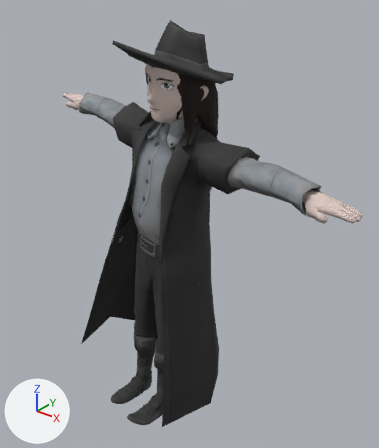
The glTF model models/NPCs/hunter_villager.glb: old version first, new version second.
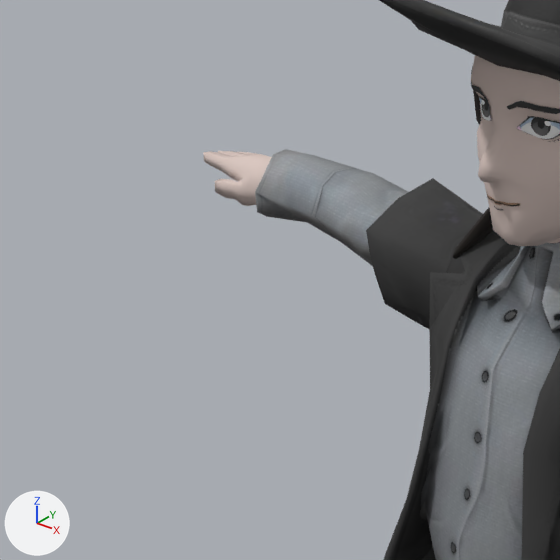
Old and new are each drawn whole from a 50 mm lens placed at (1.484, -1.779, 2.132), pointed at (0.09, -0.036, 1.052) and again close up on the part from 0% to 45% of the width and 10% to 49% of the height. The lights are fixed; the arrows at lower left show +X, +Y and +Z. Where no turn or scale is listed for an object, it has been applied to the vertices.

The scene before the commit, as lines of its bpy script (objects in view):
```python
me_mesh_005 = bpy.data.meshes.new('Mesh.005')
me_mesh_005.from_pydata(...)  # 2014 vertices, 3820 faces; spans x -0.85..0.95, y -0.47..0.24, z -0.01..1.96
# faces by material slot: [932, 1830, 210, 236, 612]
me_mesh_005.materials.append(mat_upper)  # picture img_upper_base_color
me_mesh_005.materials.append(mat_head)  # picture img_head_base_color
me_mesh_005.materials.append(mat_face)
me_mesh_005.materials.append(mat_lower)  # picture img_lower_base_color
me_mesh_005.materials.append(mat_boots)  # picture img_boots_base_color
ob_box001 = bpy.data.objects.new('Box001', me_mesh_005)
ob_box001.location = (0.0, 0.0, 0.0)
```
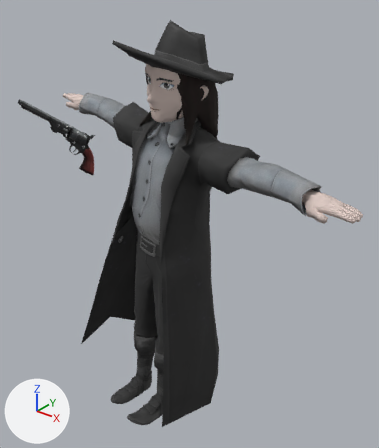
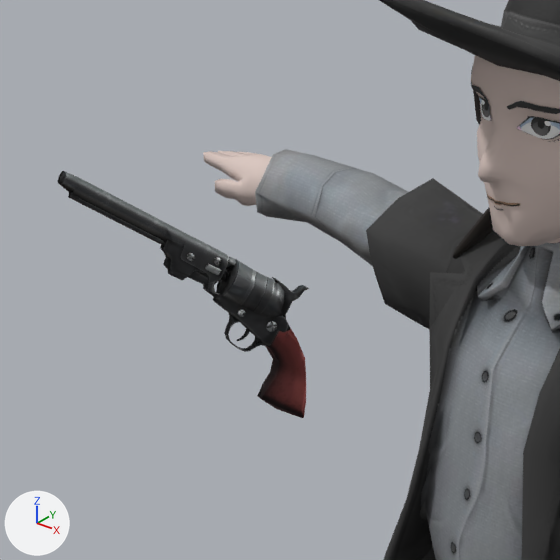
Commit message: hunter update

Changed parts and their boxes (x1, y1, x2, y2) in the close-ups (560 x 560 px):
'DCL001.001', added (black): after (57, 171, 309, 418)

Diff of the bpy script that builds the scene:
```diff
--- a/models/NPCs/hunter_villager.glb.py
+++ b/models/NPCs/hunter_villager.glb.py
@@ img_crossbow_revolver @@
+img_crossbow_revolver = load_image('crossbow_revolver', '_unpacked/crossbow_revolver', 1024, 1024, 'sRGB')
@@ mat_crossbow_arbalet_020 @@
+mat_crossbow_arbalet_020 = principled_material('crossbow_arbalet.020')
+mat_crossbow_arbalet_020.texture = img_crossbow_revolver
+mat_crossbow_arbalet_020.roughness = 1.0
@@ me_mesh_061 @@
+me_mesh_061.from_pydata(...)  # 431 vertices, 866 faces; spans x -0.508..-0.352, y -0.478..-0.176, z 1.238..1.63
+me_mesh_061.materials.append(mat_crossbow_arbalet_020)  # picture img_crossbow_revolver
@@ ob_dcl001_001 @@
+ob_dcl001_001 = bpy.data.objects.new('DCL001.001', me_mesh_061)
+ob_dcl001_001.location = (0.0, 0.0, 0.0)
```
